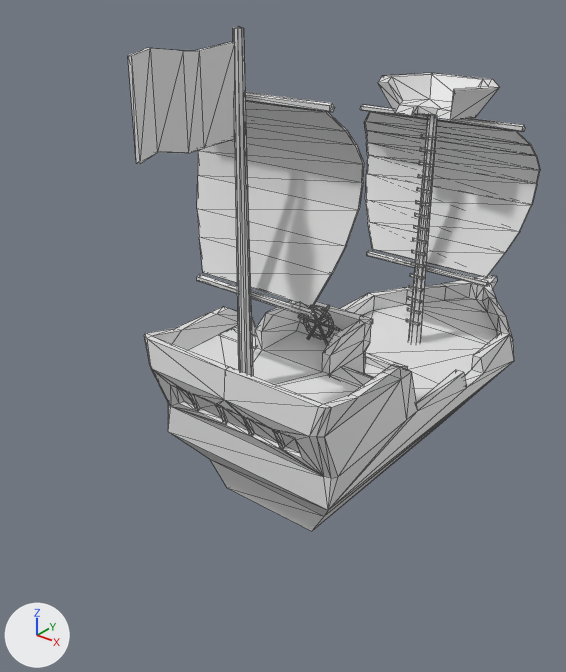
The OBJ model public/assets/ship.sprig.obj, before and after one commit.
The view is the same before and after, from a 50 mm camera at (56.5, -89.8, 70.0) aimed at (-10.0, -6.7, 18.5). Every picture has the same lights, and +X, +Y and +Z are marked at lower left. Mesh edges are drawn as thin lines. Where no turn or scale is listed for an object, it has been applied to the vertices. Vertices at the same position are counted once.

Objects in the first picture: 'ship.sprig'.
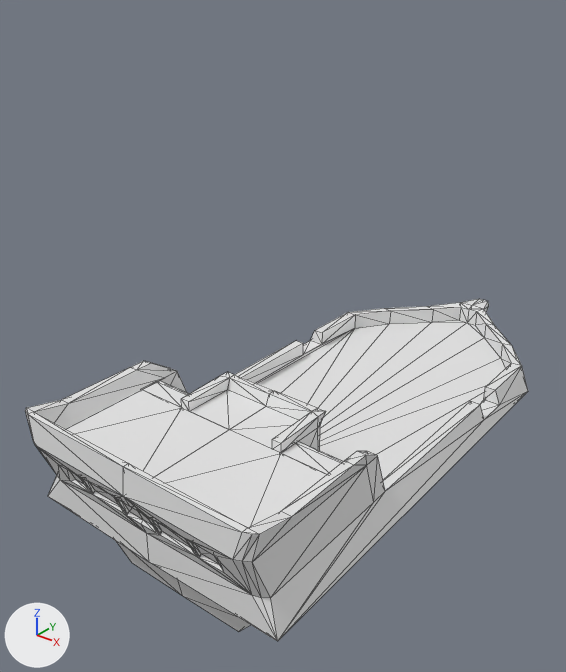
Commit message: re-work ship into a barge

Where the change shows, as pixel boxes (x1, y1, x2, y2) in the pictures (566 x 672 px; the box of a moved part takes in the faces that stretch with it):
'ship.sprig', reshaped (22% wider, 32% shorter): before (128, 27, 540, 531); after (25, 299, 528, 641)
part 1 of me_ship_sprig, moved or reshaped: before (221, 327, 256, 347); after (142, 381, 189, 408)
part 2 of me_ship_sprig, moved or reshaped: before (331, 366, 374, 386); after (281, 442, 344, 474)
part 3 of me_ship_sprig, rebuilt (36% wider, 33% taller): before (144, 275, 514, 531); after (25, 299, 528, 641)
part 4 of me_ship_sprig, deleted: before (128, 27, 540, 376)

The edits, one by one:
me_ship_sprig is used by ob_ship_sprig; location (0.0, 0.0, 0.0).
me_ship_sprig had 845 vertices, 1536 faces and spanned x -14.9..14.9, y -40.9..45.4, z 0.9..63.6.
me_ship_sprig now has 398 vertices, 753 faces, 29 loose edges and spans x -24.6..16.6, y -43.7..51.8, z -7.4..17.6.
me_ship_sprig part 1: the loose piece of 16 vertices spanning x -13.0..-6.0, y -17.7..-14.2, z 19.9..21.9 is scaled about its middle by (1.23, 1, 1), then moved by (-7.4, -7.8, -8.2).
me_ship_sprig part 2: the loose piece of 16 vertices spanning x 5.9..12.9, y -17.7..-14.2, z 19.9..21.9 is scaled about its middle by (1.23, 1, 1), then moved by (-0.5, -7.8, -8.2).
me_ship_sprig part 3: the loose piece of 284 vertices spanning x -14.9..14.9, y -30.5..45.4, z 0.9..26.3 is rebuilt with 238 vertices and now spans x -24.6..16.6, y -43.7..51.8, z -7.4..17.6.
me_ship_sprig part 4: 30 loose pieces with 401 vertices, spanning x -14.9..14.9, y -40.9..24.6, z 11.6..63.6, are deleted.
